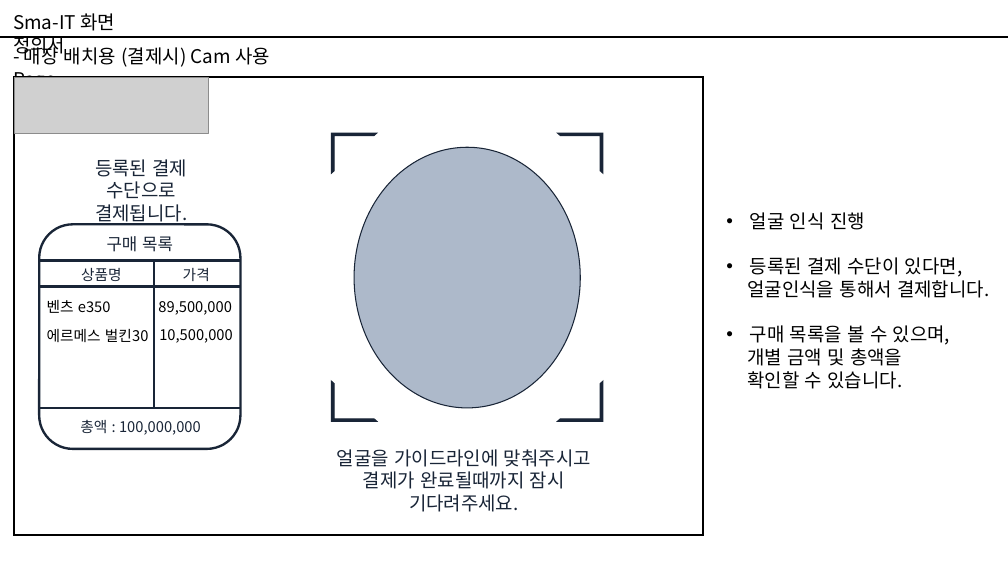
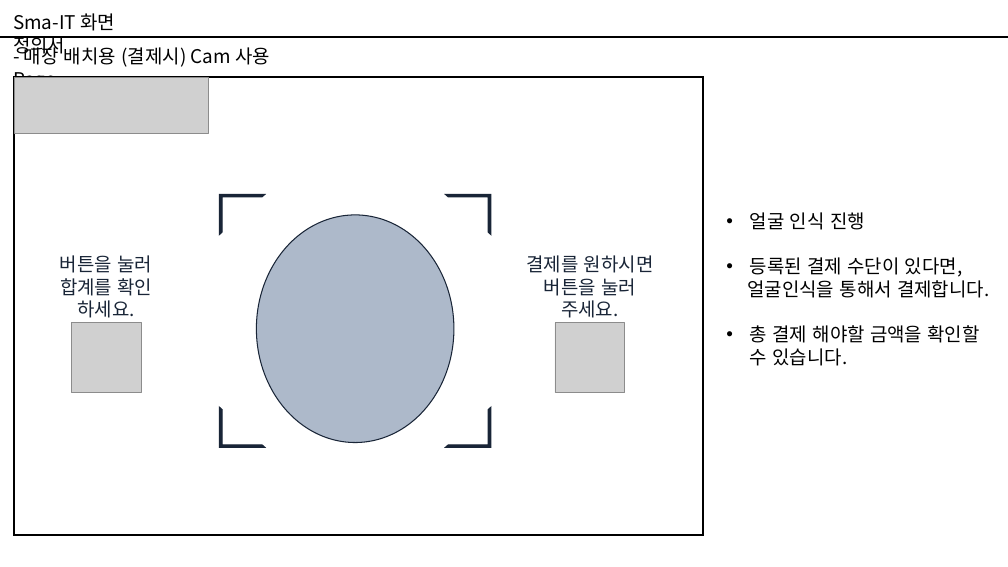
Before and after one commit to dnjswnsthd/Sma-IT, a slide deck: slide 2 of outputs/화면정의서.pptx. Drawn at 1008x567 pixels with LibreOffice and Linux fonts; fonts in the diff are those of the drawing; grey boxes stand for pictures. Boxes give left, top, right and bottom in pixels: in the first picture for what was removed or moved away, otherwise in the second. Text is boxed around its words. In the diff, an @@ line names an element or a change of style, - is before the commit and + after.

```diff
--- a/outputs/화면정의서.pptx
+++ b/outputs/화면정의서.pptx
@@ half frame: place and size @@
-half frame at <box>331,133,377,173</box>
+half frame at <box>219,194,265,234</box>
@@ half frame: place and size @@
-half frame at <box>558,133,603,173</box>
+half frame at <box>445,194,491,234</box>
@@ ellipse: place and size @@
-ellipse at <box>354,147,580,408</box>
+ellipse at <box>256,215,454,442</box>
@@ line removed from (39, 261) to (240, 261) @@
@@ text added at <box>60,255,152,318</box>, 18 pt, text #192537 @@
+버튼을 눌러
+합계를 확인 하세요.
@@ line removed from (154, 262) to (154, 409) @@
@@ text added at <box>526,255,654,318</box>, 18 pt, text #192537 @@
+결제를 원하시면
+버튼을 눌러 주세요.
@@ line removed from (39, 287) to (240, 287) @@
@@ text removed at <box>47,300,111,313</box> @@
-벤츠 e350
@@ text removed at <box>47,329,149,342</box> @@
-에르메스 벌킨30
@@ picture added at <box>71,323,141,392</box> @@
@@ text removed at <box>158,301,232,315</box> @@
-89,500,000
@@ text removed at <box>159,329,233,343</box> @@
-10,500,000
@@ picture added at <box>555,323,625,392</box> @@
@@ text at <box>750,325,980,366</box>: text changed @@
-• 구매 목록을 볼 수 있으며,
-개별 금액 및 총액을
-확인할 수 있습니다.
+• 총 결제 해야할 금액을 확인할 수 있습니다.
@@ line removed from (39, 408) to (240, 408) @@
@@ half frame: place and size @@
-half frame at <box>331,381,377,421</box>
+half frame at <box>219,408,265,448</box>
@@ half frame: place and size @@
-half frame at <box>558,381,603,421</box>
+half frame at <box>445,408,491,448</box>
@@ group removed at <box>39,159,591,512</box>: 6 texts, 1 rounded rectangle @@
-얼굴을 가이드라인에 맞춰주시고
-결제가 완료될때까지 잠시 기다려주세요.
-등록된 결제 수단으로
-결제됩니다.
-구매 목록
-상품명
-가격
-총액 : 100,000,000
```
Also in this commit, not shown: 3 other slides changed, 1 slide added, 1 slide removed, 1 other file.
